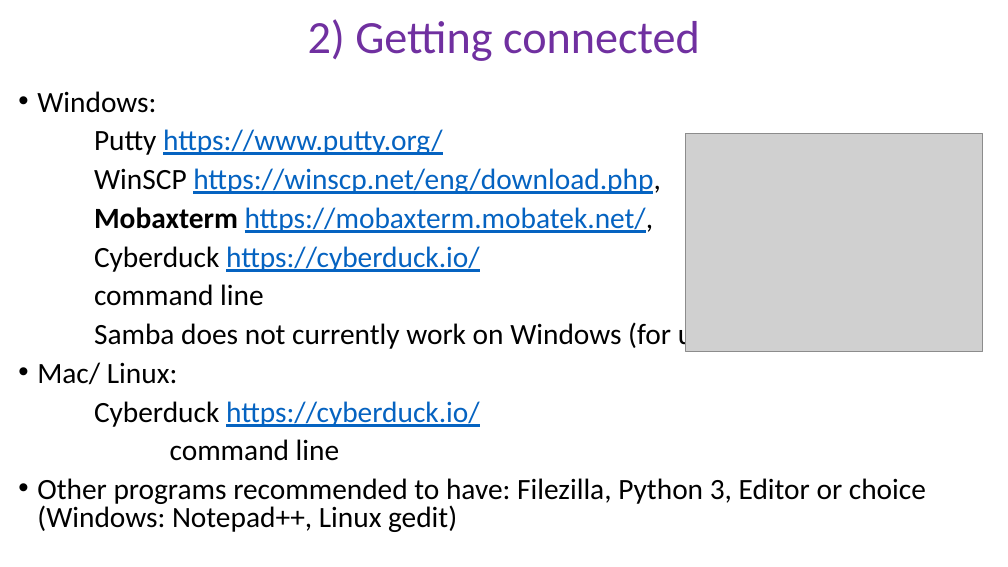
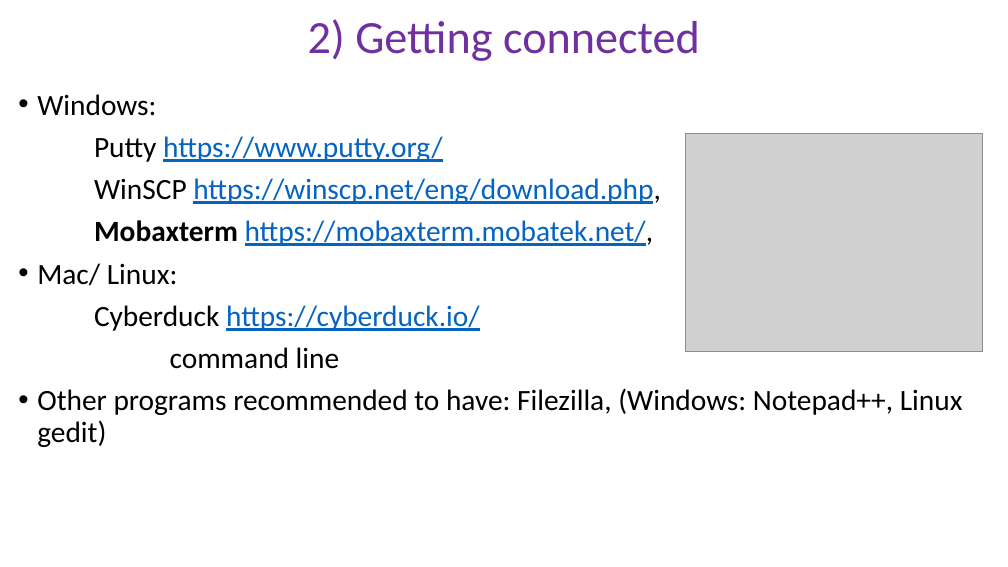
Before and after one commit to peterthorpe5/genome_assembly_workshop, a slide deck: slide 1 of powerpoint/2_Getting_connected.pptx. Drawn at 1008x567 pixels with LibreOffice and Linux fonts; fonts in the diff are those of the drawing; grey boxes stand for pictures. Boxes give left, top, right and bottom in pixels: in the first picture for what was removed or moved away, otherwise in the second. Text is boxed around its words. In the diff, an @@ line names an element or a change of style, - is before the commit and + after.

```diff
--- a/powerpoint/2_Getting_connected.pptx
+++ b/powerpoint/2_Getting_connected.pptx
@@ text at [37, 94, 661, 369]: line spacing 0.8 to 0.9 @@
@@ text at [94, 246, 714, 352]: paragraphs removed @@
-Cyberduck https://cyberduck.io/
-command line
-Samba does not currently work on Windows (for us)
@@ text at [37, 388, 963, 447]: text changed @@
-• Other programs recommended to have: Filezilla, Python 3, Editor or choice (Windows: Notepad++, Linux gedit)
+• Other programs recommended to have: Filezilla, (Windows: Notepad++, Linux gedit)
```
Also in this commit, not shown: 2 other slides changed, 3 other files.
